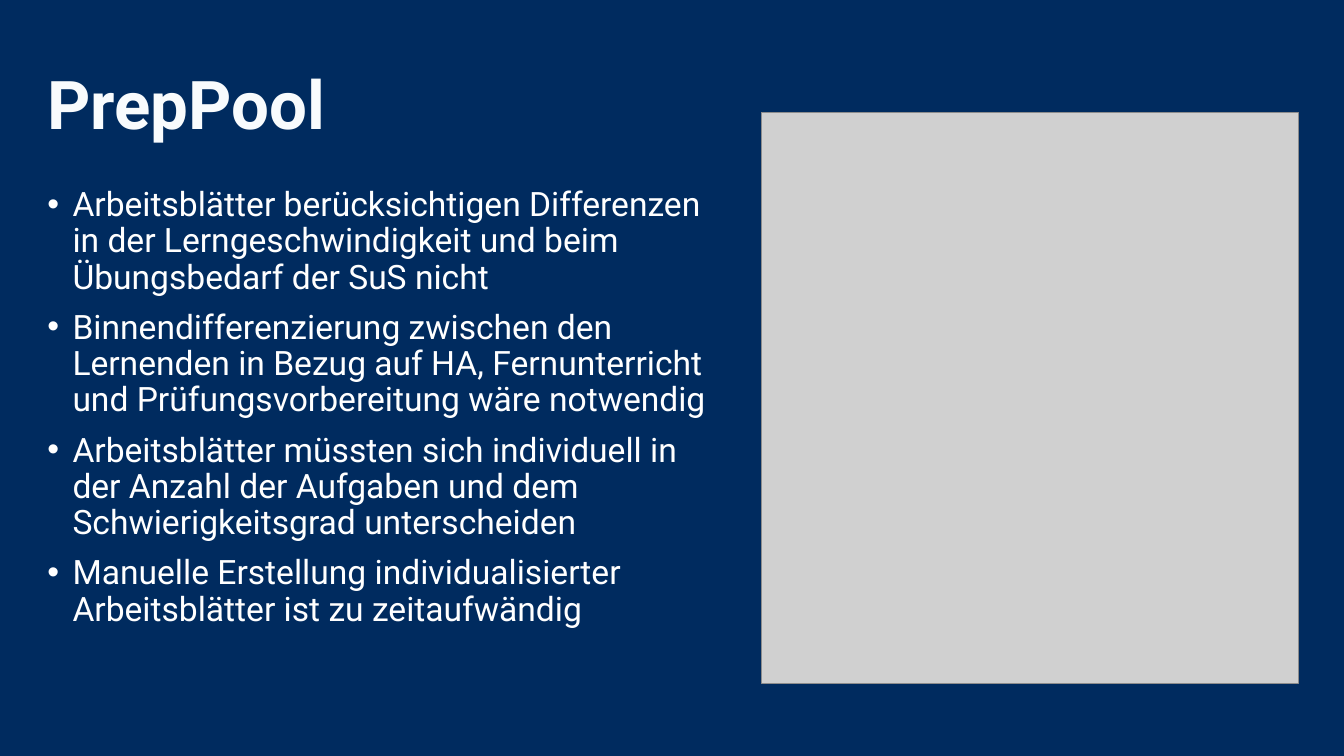
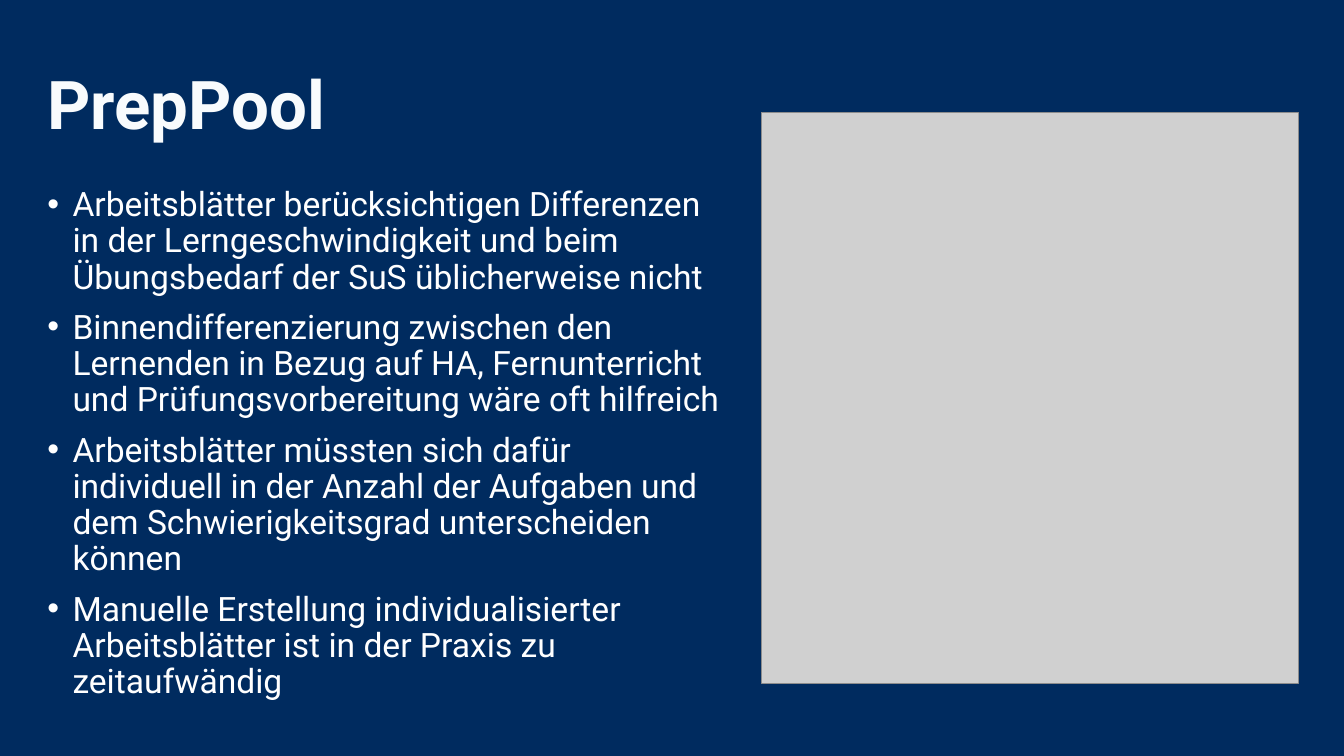
Before and after one commit to Team-42-Software-Project/Aufgabenpool, a slide deck: slide 2 of assn1/Assignment1.pptx. Drawn at 1344x756 pixels with LibreOffice and Linux fonts; fonts in the diff are those of the drawing; grey boxes stand for pictures. Boxes give left, top, right and bottom in pixels: in the first picture for what was removed or moved away, otherwise in the second. Text is boxed around its words. In the diff, an @@ line names an element or a change of style, - is before the commit and + after.

Commit message:
Formulierungen auf der zweiten Folie angepasst.

```diff
--- a/assn1/Assignment1.pptx
+++ b/assn1/Assignment1.pptx
@@ text at [73,190,719,700]: text changed @@
-• Arbeitsblätter berücksichtigen Differenzen in der Lerngeschwindigkeit und beim Übungsbedarf der SuS nicht
-• Binnendifferenzierung zwischen den Lernenden in Bezug auf HA, Fernunterricht und Prüfungsvorbereitung wäre notwendig
-• Arbeitsblätter müssten sich individuell in der Anzahl der Aufgaben und dem Schwierigkeitsgrad unterscheiden
-• Manuelle Erstellung individualisierter Arbeitsblätter ist zu zeitaufwändig
+• Arbeitsblätter berücksichtigen Differenzen in der Lerngeschwindigkeit und beim Übungsbedarf der SuS üblicherweise nicht
+• Binnendifferenzierung zwischen den Lernenden in Bezug auf HA, Fernunterricht und Prüfungsvorbereitung wäre oft hilfreich
+• Arbeitsblätter müssten sich dafür individuell in der Anzahl der Aufgaben und dem Schwierigkeitsgrad unterscheiden können
+• Manuelle Erstellung individualisierter Arbeitsblätter ist in der Praxis zu zeitaufwändig
```
Also in this commit, not shown: 1 other file.
